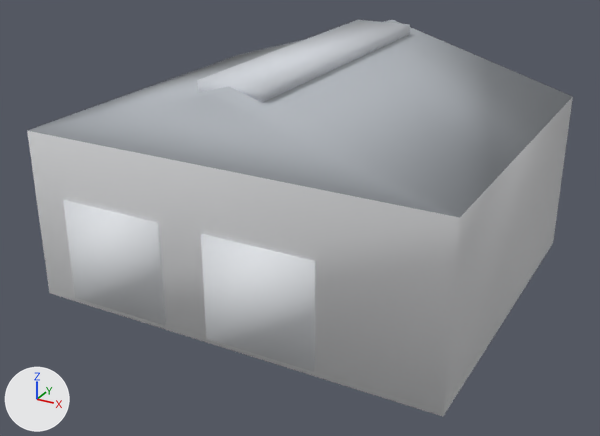
What one commit did to the glTF model assets/models/industrial-warehouse.glb.
One viewpoint serves both versions: a 50 mm lens placed at (14.2, -27.1, 15.6), pointed at (-0.2, -1.1, 2.6). Arrows for +X, +Y and +Z are at lower left; the lights stay in place. The first picture is the older version. Where no turn or scale is listed for an object, it has been applied to the vertices. Vertices at exactly the same position are counted once.

In view in the first picture: 'geometry_0'.
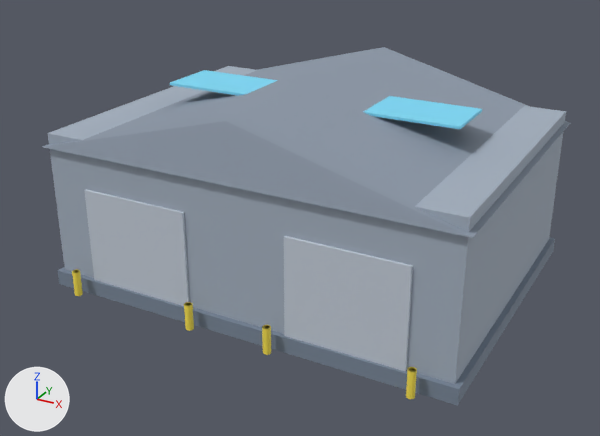
Location of each change, [x1, y1, x2, y2] in pixels of the pictures (600 x 436 px; the box of a moved part takes in the faces that stretch with it):
'geometry_0', reshaped (10% shorter): before [27, 20, 573, 416]; after [42, 47, 570, 405]
part 1 of me_geometry_0, added: after [57, 237, 555, 405]
part 2 of me_geometry_0, added: after [48, 66, 566, 384]
part 3 of me_geometry_0, added (cyan): after [170, 70, 482, 129]
part 4 of me_geometry_0, moved or reshaped: before [63, 200, 166, 326]; after [84, 189, 189, 306]
part 5 of me_geometry_0, moved or reshaped: before [201, 234, 315, 372]; after [284, 236, 413, 371]
part 6 of me_geometry_0, rebuilt (52% shorter): before [27, 20, 573, 416]; after [42, 47, 570, 238]
part 7 of me_geometry_0, added: after [72, 269, 83, 296]
part 8 of me_geometry_0, added: after [184, 302, 194, 331]
part 9 of me_geometry_0, added: after [262, 325, 271, 355]
part 10 of me_geometry_0, added: after [406, 367, 417, 399]
part 11 of me_geometry_0, deleted: before [197, 20, 410, 103]

The change, as a list of edits to the scene's bpy script:
```text
Add mat_defaultvertexcolormaterial:
    mat_defaultvertexcolormaterial = bpy.data.materials.new('DefaultVertexColorMaterial')
    mat_defaultvertexcolormaterial.use_nodes = True; mat_defaultvertexcolormaterial.node_tree.nodes.clear()
    _N = mat_defaultvertexcolormaterial.node_tree.nodes; _L = mat_defaultvertexcolormaterial.node_tree.links
    n0 = _N.new('ShaderNodeBsdfPrincipled'); n0.name = 'Principled BSDF'
    n0.inputs[1].default_value = 0.1  # 'Metallic'
    n0.inputs[2].default_value = 0.7  # 'Roughness'
    n1 = _N.new('ShaderNodeOutputMaterial'); n1.name = 'Material Output'
    n2 = _N.new('ShaderNodeVertexColor'); n2.name = 'Color Attribute'
    _L.new(n0.outputs[0], n1.inputs[0])  # 'BSDF' to 'Surface'
    _L.new(n2.outputs[0], n0.inputs[0])  # 'Color' to 'Base Color'
Change me_geometry_0:
    used by ob_geometry_0; location = (0.0, 0.0, 0.0)
    remove me_geometry_0.from_pydata(...)  # 34 vertices, 56 faces; spans x -8.0..8.0, y -7.0..7.0, z 0.0..9.0
    remove me_geometry_0.materials.append(mat_sww_flat_vertex)
    add me_geometry_0.from_pydata(...)  # 114 vertices, 164 faces; spans x -8.2..8.2, y -6.8..6.2, z 0.0..7.9
    me_geometry_0 part 1: a new loose piece, a box spanning x -8.2..8.2, y -6.2..6.2, z 0.0..0.6, in mat_defaultvertexcolormaterial
    me_geometry_0 part 2: a new loose piece, a box spanning x -8.0..8.0, y -6.0..6.0, z 0.6..6.2, in mat_defaultvertexcolormaterial
    me_geometry_0 part 3: a new loose piece, a box spanning x -6.0..6.0, y -1.2..1.2, z 7.15..7.25, in mat_defaultvertexcolormaterial
    me_geometry_0 part 4: the loose piece of 8 vertices spanning x -6.6..-2.4, y -7.0..-6.9, z 0.2..4.2 is moved by (0.3, 0.9, 0.2), in mat_defaultvertexcolormaterial
    me_geometry_0 part 5: the loose piece of 8 vertices spanning x -0.6..3.6, y -7.0..-6.9, z 0.2..4.2 is moved by (2.7, 0.9, 0.2), in mat_defaultvertexcolormaterial
    me_geometry_0 part 6: the loose piece of 10 vertices spanning x -8.0..8.0, y -6.9..7.0, z 0.0..9.0 is rebuilt with 6 vertices and now spans x -8.2..8.2, y -6.2..6.2, z 5.7..7.9, in mat_defaultvertexcolormaterial
    me_geometry_0 part 7: a new loose piece of 17 vertices spanning x -6.9..-6.7, y -6.8..-6.4, z 0.1..1.1, in mat_defaultvertexcolormaterial
    me_geometry_0 part 8: a new loose piece of 17 vertices spanning x -1.8..-1.5, y -6.8..-6.4, z 0.1..1.1, in mat_defaultvertexcolormaterial
    me_geometry_0 part 9: a new loose piece of 17 vertices spanning x 1.5..1.8, y -6.8..-6.4, z 0.1..1.1, in mat_defaultvertexcolormaterial
    me_geometry_0 part 10: a new loose piece of 17 vertices spanning x 6.7..6.9, y -6.8..-6.4, z 0.1..1.1, in mat_defaultvertexcolormaterial
    me_geometry_0 part 11: the loose piece of 8 vertices spanning x -1.2..1.2, y -5.9..6.0, z 8.5..9.0 is deleted
    add me_geometry_0.materials.append(mat_defaultvertexcolormaterial)
```
